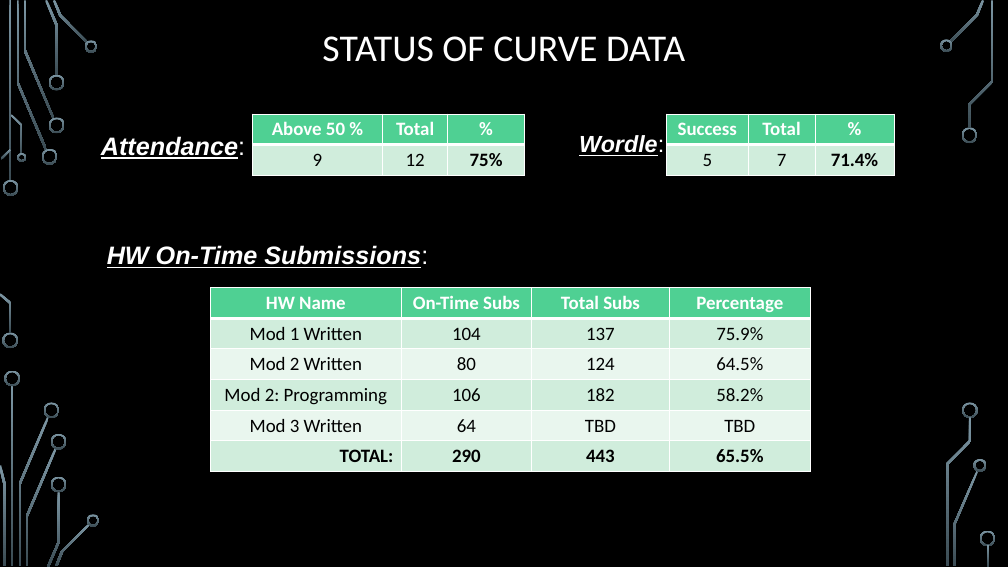
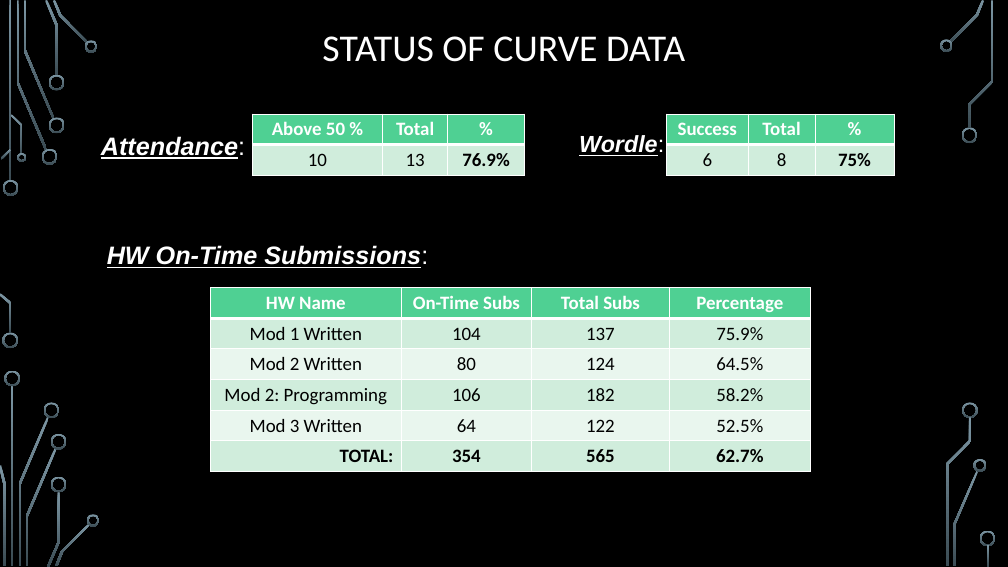
Before and after one commit to markfloryan/dmt2, a slide deck: slide 16 of slides/00-DailyAnnouncements.pptx (slide 15 before the commit). Drawn at 1008x567 pixels with LibreOffice and Linux fonts; fonts in the diff are those of the drawing; background and template pictures are left out. Boxes give left, top, right and bottom in pixels: in the first picture for what was removed or moved away, otherwise in the second. Text is boxed around its words. In the diff, an @@ line names an element or a change of style, - is before the commit and + after.

```diff
--- a/slides/00-DailyAnnouncements.pptx
+++ b/slides/00-DailyAnnouncements.pptx
@@ table at (253,114,525,175) @@
-row 2: 9 | 12 | 75%
+row 2: 10 | 13 | 76.9%
@@ table at (667,114,895,175) @@
-row 2: 5 | 7 | 71.4%
+row 2: 6 | 8 | 75%
@@ table at (211,287,811,471) @@
-row 5, column 3: TBD
+row 5, column 3: 122
-row 5, column 4: TBD
+row 5, column 4: 52.5%
-row 6: TOTAL: | 290 | 443 | 65.5%
+row 6: TOTAL: | 354 | 565 | 62.7%
```
Also in this commit, not shown: 1 slide added, 1 other file.
